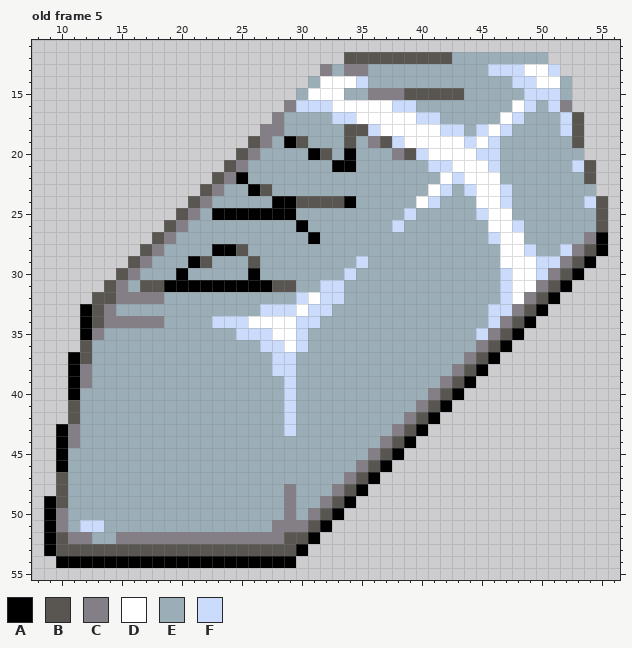
Pixel-art file: GraphicResources/WorkPlace/Emerald_Stone.aseprite. Above is the file before it was changed.
64x64 pixels, 21 frames. Colours within 5 levels of each other are drawn and written as one. Shown: old frame 5: x 8..56, y 11..55.
Palette (. is transparent): A #000000  B #595652  C #847e87  D #ffffff  E #9badb7  F #cbdbfc
New version:
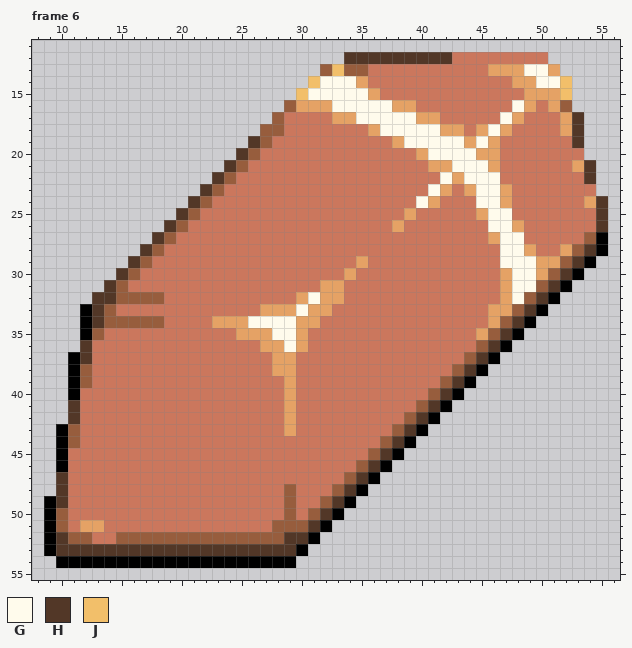
Colours new in this view: G #fffbec  H #523727  J #f2bf6a
A new or re-ordered frame is compared with the old frame closest to it.
Diff:
frames 21 -> 22
colour C: #847e87 -> #975d3d
colour E: #9badb7 -> #cb775d
colour F: #cbdbfc -> #e5a265
Changed rows in their new state; - is a pixel that keeps its letter.
Frame 6 is new; against old frame 5, layer "Body":
first column x 10:
12 ------------------------HHHHHHHHH-------------
13 -----------------------J---------------GG-----
14 ---------------------JGGG---------------GGJ---
15 --------------------JGGGGGFEEEEEEE--------J---
16 -----------------------GGGGG----------G-------
17 -------------------------GGGGG-------G-----H--
18 ------------------------EE-GGGGG----G------H--
19 ----------------H--EE---E-EE-GGGGG-G-------H--
20 ---------------H-----EE-E---EE-GGGG-----------
21 --------------H--------EE--------GGG--------H-
22 -------------H-E----------------G-GGG-------H-
23 ------------H---EE-------------G---GG---------
24 -----------H------EEEEEEE-----G----GG--------H
25 ----------H--EEEEEEE----------------GG-------H
26 ---------H----------E---------------GG-------H
27 --------H------------E---------------GG-------
28 -------H-----EEE---------------------GG-----H-
29 ------H----EE---E--------------------GGG---H--
30 -----H----E-----E---------------------GG--H---
31 ----H--EEEEEEEEEEEEE------------------GG-H----
32 ---HH----------------G----------------G-H-----
33 ---H----------------G------------------H------
34 ---H------------GGGG------------------H-------
35 ------------------GG-----------------H--------
36 --H----------------G----------------H---------
37 --H--------------------------------H----------
38 ----------------------------------H-----------
39 ---------------------------------H------------
40 --------------------------------H-------------
41 -H-----------------------------H--------------
42 -H----------------------------H---------------
43 -----------------------------H----------------
44 ----------------------------H-----------------
45 ---------------------------H------------------
46 --------------------------H-------------------
47 H------------------------H--------------------
48 H-----------------------H---------------------
49 H----------------------H----------------------
50 ----------------------H-----------------------
51 ---------------------H------------------------
52 H------------------HH-------------------------
53 HHHHHHHHHHHHHHHHHHHH--------------------------
Changed places in both pictures, as pixel boxes (x1, y1, x2, y2):
changed: (56, 52, 608, 556)
